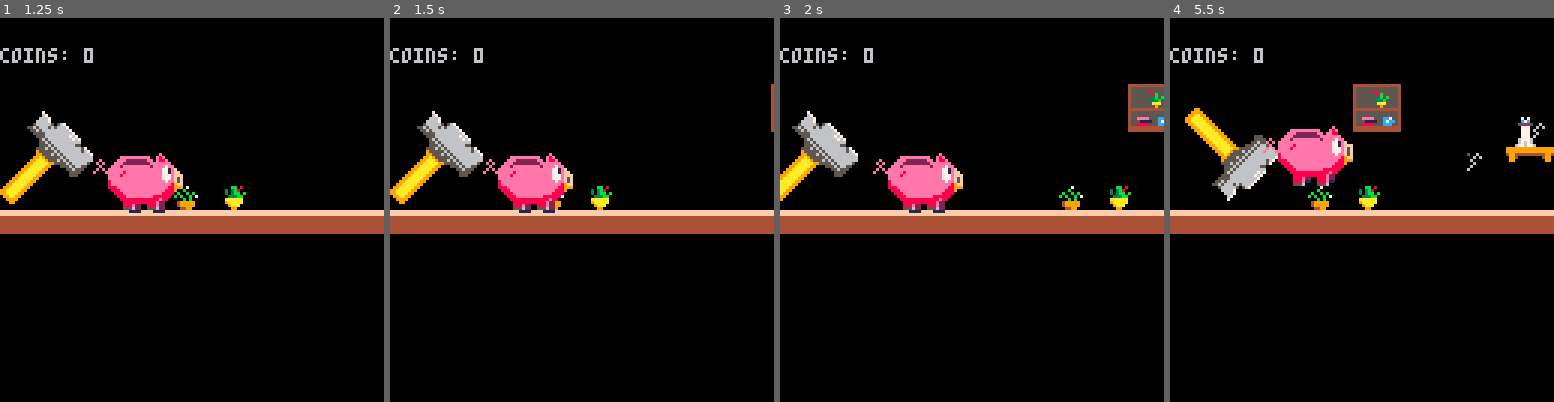
Above: before the commit, frames 1-4 (left to right).
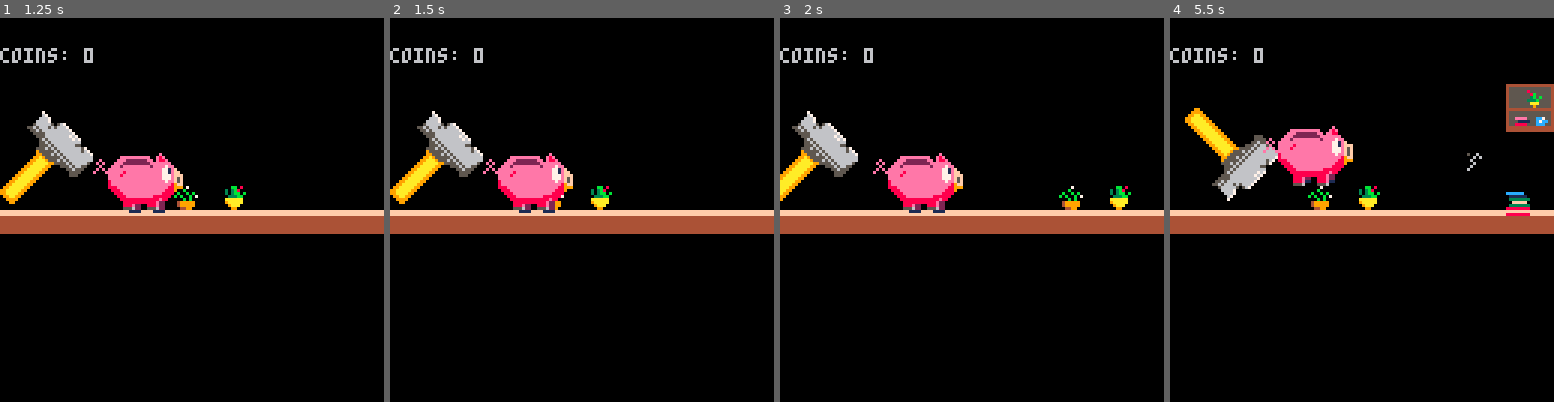
Above: after the commit, the same moments.

Repository: Houzvicka/ld44
Game: PICO-8 cartridge piggy.p8
Same seed, same stepped clock (60 frames per second), same inputs: the game is played once before the commit and once after it.
Inputs:
- Up to frame 1 (1.25 s): no input
- Up to frame 2 (1.5 s): no input
- Up to frame 3 (2 s): hold Right from 1.6 s (still down)
- Up to frame 4 (5.5 s): release Right at 2.1 s; hold Up 2.15-2.42 s; hold Right 2.47-3.03 s; hold Left 3.08-3.58 s; hold Right 4.02-4.68 s; hold Up 4.73-5.03 s; hold Left from 5.08 s (still down)

Frame 1 is identical in both runs. In frame 2, 0.1% of the frame differs, in the area x 99-100%, y 17-30%; in frame 3, 1.2%; in frame 4, 3.9%, in the area x 47-100%, y 17-52%.

Commit message:
obstacles;

Diff:
--- a/piggy.p8
+++ b/piggy.p8
@@ -13,7 +13,6 @@
  game_over=false
  make_player()
  make_hammer()
- put_items()
 end
 
 function _update()
@@ -34,12 +33,14 @@
 
 		smash_hammer()
 		put_items()
+		put_obs()
  end
 
  move_player()
  move_coins()
  move_hammer()
  move_items()
+ move_obs()
 
 end
 
@@ -51,7 +52,7 @@
  draw_grounds()
  map(0, 0, -bg, 0, 128, 32)
 
-
+ draw_obs()
  draw_items()
  draw_hammer()
  draw_player()
@@ -302,6 +303,49 @@
 
 function move_item(item)
 	item.x -= curr_speed/2
+end
+-->8
+//obstacles
+
+obstacles = {}
+obstacleslocs = {16,32,48,39,55}
+cur = 1
+
+function put_obs()
+	ob = put_ob(obstacleslocs[cur])
+	add(obstacles,ob)
+	cur += 1
+	if cur == #obstacleslocs then
+		cur = 1
+	end
+end
+
+function move_obs()
+ for i in all(obstacles) do
+ 	move_ob(i)
+ end
+end
+
+function draw_obs()
+ for i in all(obstacles) do
+ 	draw_ob(i)
+ end
+end
+
+function put_ob(index)
+	local ob = {}
+	ob.x = 150
+	ob.y = 58
+	ob.sprite = index
+	return ob
+end
+
+function draw_ob(item)
+ spr(item.sprite,item.x,item.y,1,1)
+end
+
+function move_ob(ob)
+	ob.x -= curr_speed/2
 end
 __gfx__
 00000000444444444444444400000000000000000000070700000000ffffffff00000000000000000000000000000000009aa700009aa7000009700000097000
